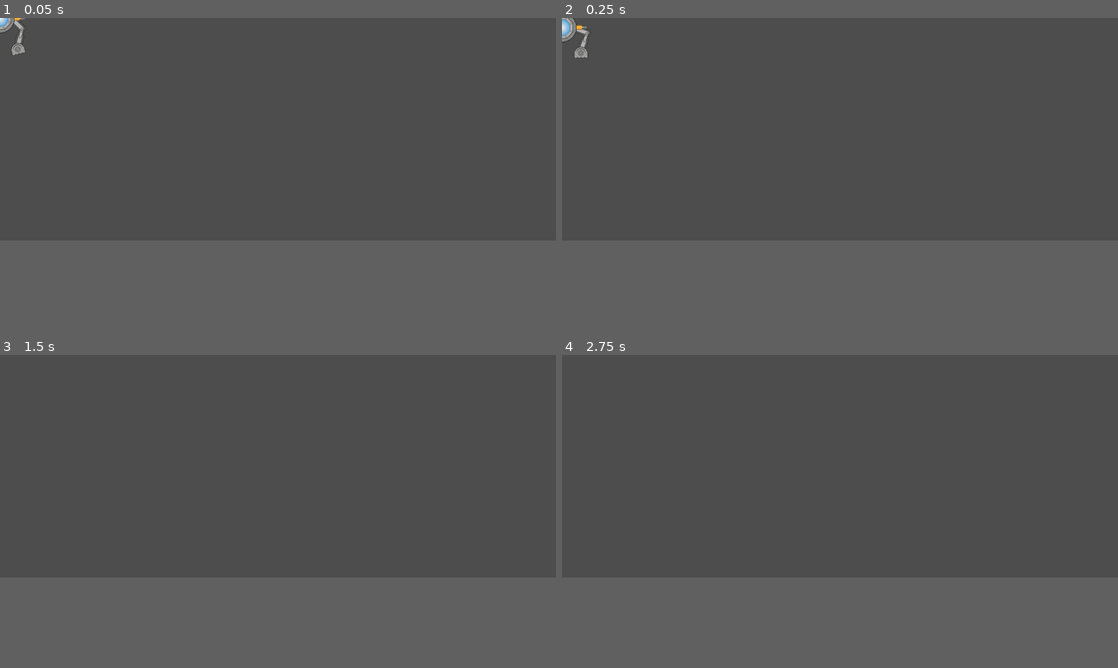
Above: before the commit, frames 1-4 (two rows, left to right).
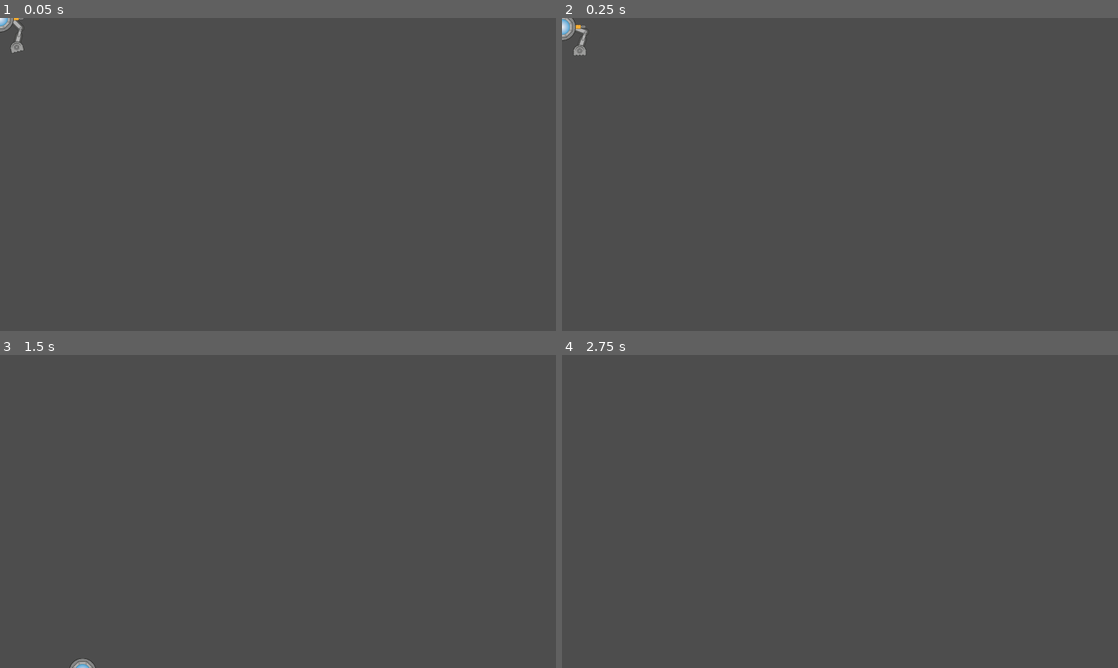
Above: after the commit, the same moments.

Repository: Jeremiejade/rose
Game: Godot game, scene res://scenes/Player/player.tscn
The game is run twice, just before and just after one commit, with the same random seed, the same clock (stepped at 60 frames per second) and the same inputs.
Inputs (mouse positions are in pixels of both pictures, inside the frame that each line leads up to):
- Up to frame 1 (0.05 s): no input
- Up to frame 2 (0.25 s): no input
- Up to frame 3 (1.5 s): move the mouse to (400, 455) at 0.52 s; hold D (move_right) from 0.53 s (still down); click (400, 455) at 0.6 s; tap Space (jump) at 0.77 s; move the mouse to (166, 477) at 1.27 s; click (166, 477) at 1.35 s
- Up to frame 4 (2.75 s): tap Space (jump) at 1.52 s; tap Enter at 2 s; move the mouse to (895, 417) at 2.02 s; release D (move_right) at 2.03 s; hold A (move_left) from 2.03 s (still down); click (895, 417) at 2.1 s
In our replay, the window is 800x320 before the commit and 800x450 after it. These sizes can differ from the game's own. Grey fills any space a smaller window leaves; there, only what the larger window draws over its background counts as a difference.

The runs differ from the first frame. In frame 1, 0.1% of the frame differs, in the area x 0-5%, y 0-12%; in frame 2, 0.2%, in the area x 0-5%, y 0-13%; in frame 3, 0.1%; in frame 4, only the window size differs.

Commit message:
rework background

Diff:
--- a/project.godot
+++ b/project.godot
@@ -21,8 +21,11 @@
 
 [display]
 
-window/size/viewport_width=1800
-window/size/viewport_height=720
+window/size/viewport_width=1920
+window/size/viewport_height=1080
+window/size/mode=3
+window/stretch/mode="canvas_items"
+window/stretch/scale_mode="integer"
 
 [editor]
 
--- a/scenes/Level/camera_2d.gd
+++ b/scenes/Level/camera_2d.gd
@@ -1,6 +1,6 @@
 extends Camera2D
 
-func _process(delta: float) -> void:
+func _process(_delta: float) -> void:
 	pass
 
 func shake():
--- a/scenes/Level/level.tscn
+++ b/scenes/Level/level.tscn
@@ -1,10 +1,17 @@
-[gd_scene load_steps=9 format=3 uid="uid://ue6otj6bwght"]
+[gd_scene load_steps=16 format=3 uid="uid://ue6otj6bwght"]
 
-[ext_resource type="Texture2D" uid="uid://h5iq4it5kewa" path="res://assets/level_1/ground.jpg" id="1_4tl78"]
 [ext_resource type="Script" uid="uid://bq5igbljfr1id" path="res://scenes/Level/level.gd" id="1_65260"]
+[ext_resource type="Texture2D" uid="uid://c5bvor18d64td" path="res://assets/level_1/ciel.png" id="2_tpu8t"]
 [ext_resource type="PackedScene" uid="uid://dymyjfjvgoyg5" path="res://scenes/NewPlayer/new_player.tscn" id="3_ggv0q"]
+[ext_resource type="Texture2D" uid="uid://n1r8dl2bq1cm" path="res://assets/level_1/herbe.png" id="3_wk52d"]
+[ext_resource type="Texture2D" uid="uid://r5jkcg0fixac" path="res://assets/level_1/montagne.png" id="4_c6jvp"]
 [ext_resource type="PackedScene" uid="uid://k43skcolxlck" path="res://scenes/rose/rose.tscn" id="4_v753x"]
 [ext_resource type="Script" uid="uid://0c82jhg2n2go" path="res://scenes/Level/camera_2d.gd" id="5_65260"]
+[ext_resource type="Texture2D" uid="uid://drn2k3jshftdn" path="res://assets/level_1/arbre_4.png" id="5_nlllx"]
+[ext_resource type="Texture2D" uid="uid://cp6d4iymiy3n0" path="res://assets/level_1/arbre_3.png" id="6_yobex"]
+[ext_resource type="Texture2D" uid="uid://7iqyy2dd2e13" path="res://assets/level_1/arbre_2.png" id="7_thdbk"]
+[ext_resource type="Texture2D" uid="uid://bwnk351wf2dhh" path="res://assets/level_1/arbre_1.png" id="8_bbgoi"]
+[ext_resource type="Texture2D" uid="uid://3kpb1jc2kplm" path="res://assets/level_1/sol.png" id="9_3oiv0"]
 
 [sub_resource type="WorldBoundaryShape2D" id="WorldBoundaryShape2D_b5p4l"]
 distance = -621.0
@@ -17,21 +24,56 @@
 [node name="Level" type="Node2D"]
 script = ExtResource("1_65260")
 
+[node name="background" type="Node2D" parent="."]
+position = Vector2(-573, 63)
+
+[node name="Ciel" type="Sprite2D" parent="background"]
+position = Vector2(611, -379)
+texture = ExtResource("2_tpu8t")
+
+[node name="Herbe2" type="Sprite2D" parent="background"]
+position = Vector2(1986, -60)
+texture = ExtResource("3_wk52d")
+
+[node name="Herbe" type="Sprite2D" parent="background"]
+position = Vector2(65, -60)
+texture = ExtResource("3_wk52d")
+
+[node name="Montagne" type="Sprite2D" parent="background"]
+position = Vector2(858, -577)
+texture = ExtResource("4_c6jvp")
+
+[node name="Arbre4" type="Sprite2D" parent="background"]
+position = Vector2(655, -407)
+texture = ExtResource("5_nlllx")
+
+[node name="Arbre3" type="Sprite2D" parent="background"]
+position = Vector2(750, -368)
+texture = ExtResource("6_yobex")
+
+[node name="Arbre2" type="Sprite2D" parent="background"]
+position = Vector2(614, -301)
+texture = ExtResource("7_thdbk")
+
+[node name="Arbre1" type="Sprite2D" parent="background"]
+position = Vector2(522, -223)
+texture = ExtResource("8_bbgoi")
+
 [node name="Ground" type="StaticBody2D" parent="."]
 position = Vector2(-916, -640)
 collision_mask = 87
 
 [node name="CollisionShape2D" type="CollisionShape2D" parent="Ground"]
-position = Vector2(0, 17)
+position = Vector2(-4, 19)
 shape = SubResource("WorldBoundaryShape2D_b5p4l")
 
-[node name="Sprite2D" type="Sprite2D" parent="Ground"]
-texture_repeat = 2
-position = Vector2(900, 635)
-skew = 0.928515
-texture = ExtResource("1_4tl78")
-region_enabled = true
-region_rect = Rect2(0, 0, 1800, 31.54)
+[node name="Sol" type="Sprite2D" parent="Ground"]
+position = Vector2(467, 656)
+texture = ExtResource("9_3oiv0")
+
+[node name="Sol2" type="Sprite2D" parent="Ground"]
+position = Vector2(2341, 656)
+texture = ExtResource("9_3oiv0")
 
 [node name="rose" parent="." instance=ExtResource("4_v753x")]
 position = Vector2(0, -37)
@@ -47,7 +89,7 @@
 [node name="Camera2D" type="Camera2D" parent="NewPlayer"]
 limit_left = -1000
 limit_right = 1000
-limit_bottom = 100
+limit_bottom = 40
 position_smoothing_enabled = true
 script = ExtResource("5_65260")
 
@@ -57,11 +99,11 @@
 physics_material_override = SubResource("PhysicsMaterial_676nv")
 
 [node name="CollisionShape2D" type="CollisionShape2D" parent="Wall"]
-position = Vector2(-17, 342.5)
+position = Vector2(-24, 334)
 shape = SubResource("RectangleShape2D_vlvsn")
 
 [node name="CollisionShape2D2" type="CollisionShape2D" parent="Wall"]
-position = Vector2(1820, 356)
+position = Vector2(1933, 337)
 shape = SubResource("RectangleShape2D_vlvsn")
 
 [node name="SpawnerLeft" type="Node2D" parent="."]
Binary file added: assets/level_1/arbre_1.png
Not shown, added: assets/level_1/arbre_1.png.import
Binary file added: assets/level_1/arbre_2.png
Not shown, added: assets/level_1/arbre_2.png.import
Binary file added: assets/level_1/arbre_3.png
Not shown, added: assets/level_1/arbre_3.png.import
Binary file added: assets/level_1/arbre_4.png
Not shown, added: assets/level_1/arbre_4.png.import
Binary file added: assets/level_1/ciel.png
Not shown, added: assets/level_1/ciel.png.import
Binary file added: assets/level_1/herbe.png
Not shown, added: assets/level_1/herbe.png.import
(and 7 more such lines)
